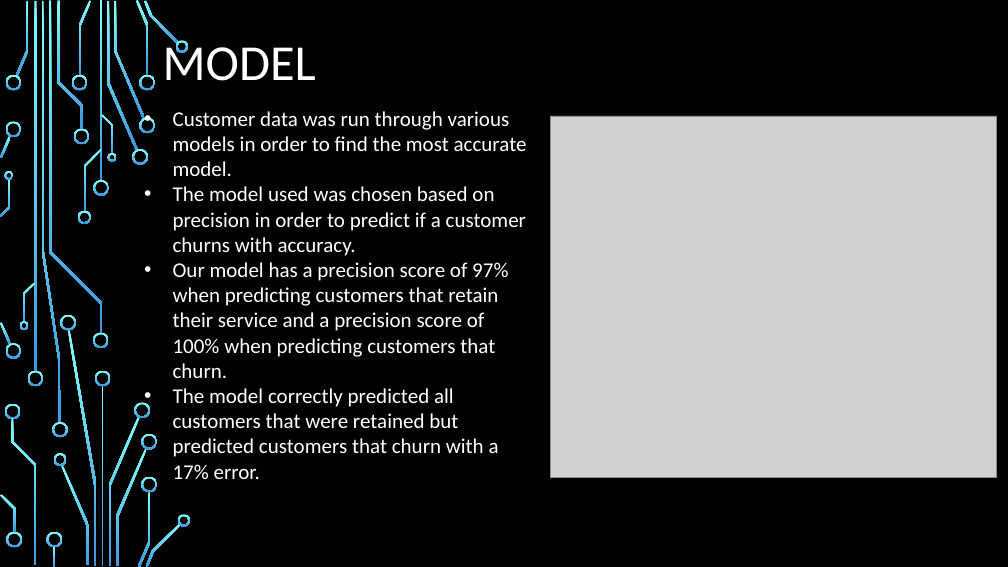
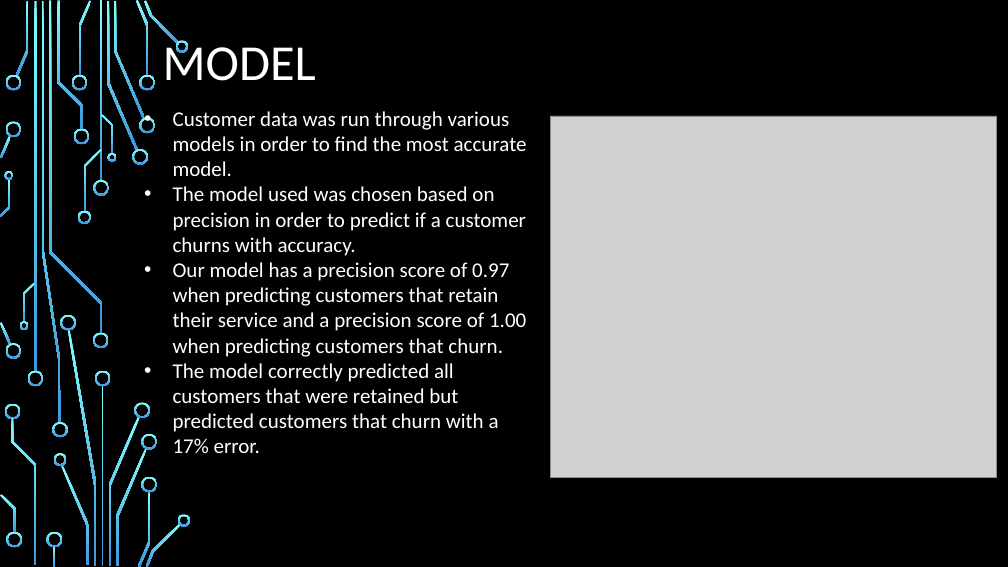
Before and after one commit to justinweible/syriatel_customer_churn, a slide deck: slide 3 of customer_churn.pptx. Drawn at 1008x567 pixels with LibreOffice and Linux fonts; fonts in the diff are those of the drawing; grey boxes stand for pictures; background and template pictures are left out. Boxes give left, top, right and bottom in pixels: in the first picture for what was removed or moved away, otherwise in the second. Text is boxed around its words. In the diff, an @@ line names an element or a change of style, - is before the commit and + after.

```diff
--- a/customer_churn.pptx
+++ b/customer_churn.pptx
@@ text at (173, 262, 526, 357): text changed @@
-• Our model has a precision score of 97% when predicting customers that retain their service and a precision score of 100% when predicting customers that churn.
+• Our model has a precision score of 0.97 when predicting customers that retain their service and a precision score of 1.00 when predicting customers that churn.
```
Also in this commit, not shown: 1 other slide changed, 14 other files.
